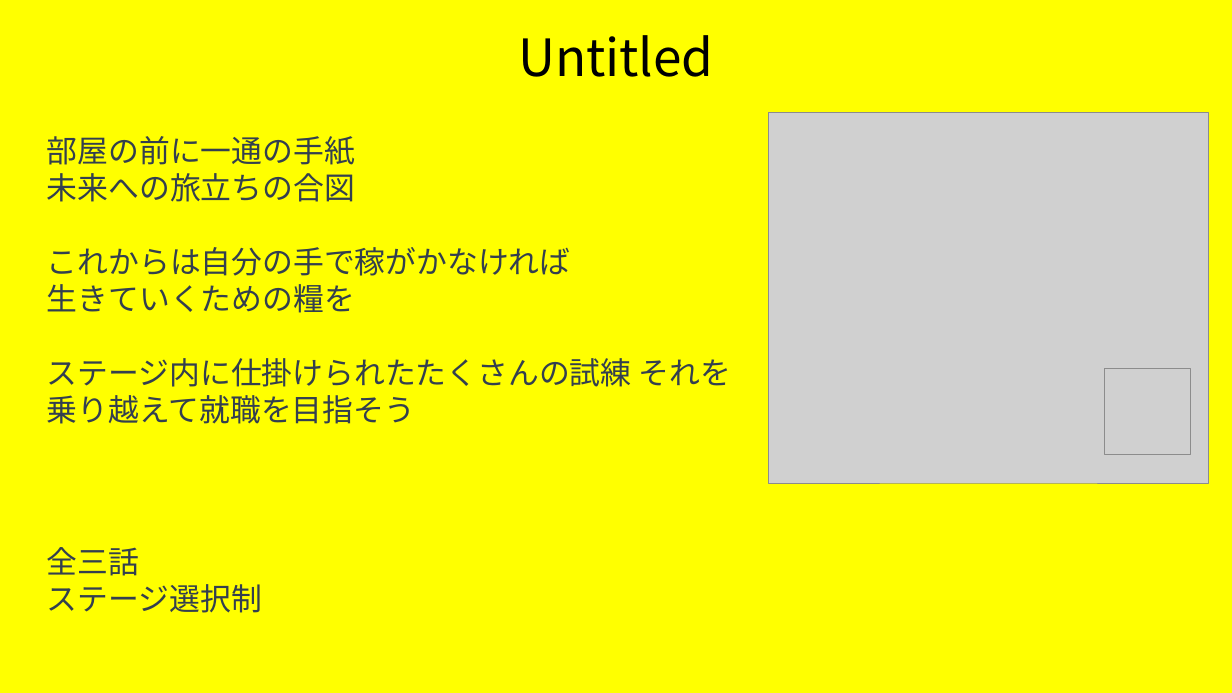
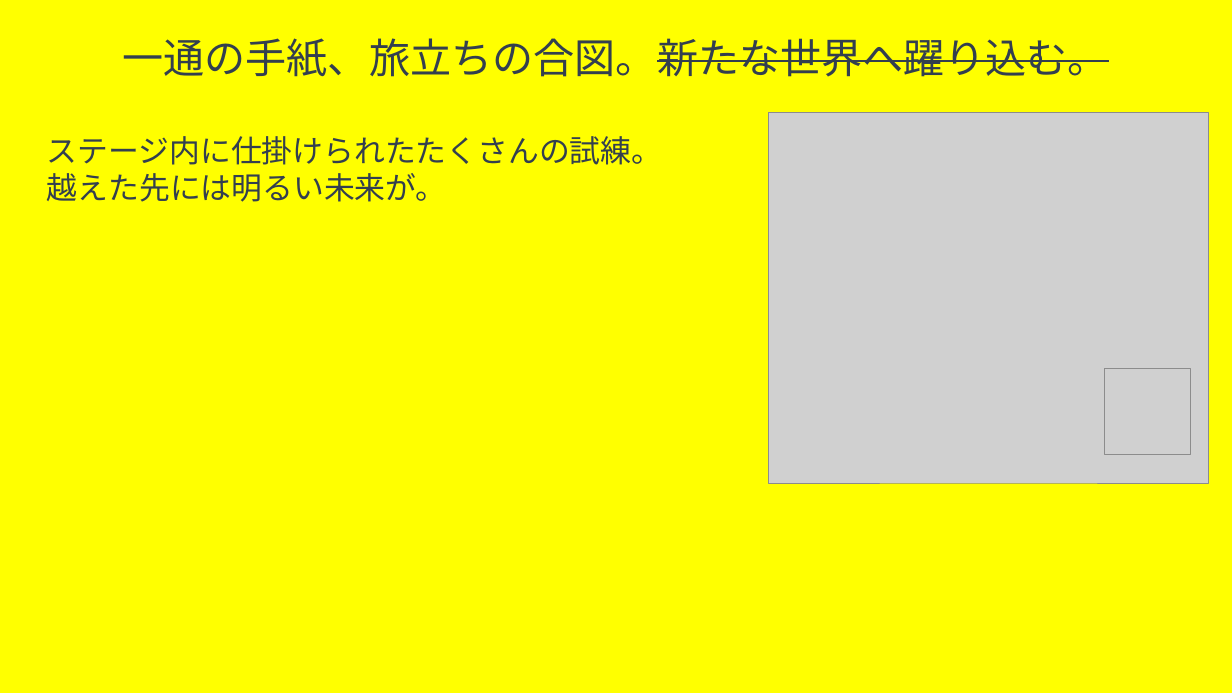
Before and after one commit to trr-n/taxmc-neo, a slide deck: slide 2 of kikaku/potato_kikakusho.pptx. Drawn at 1232x693 pixels with LibreOffice and Linux fonts; fonts in the diff are those of the drawing; grey boxes stand for pictures. Boxes give left, top, right and bottom in pixels: in the first picture for what was removed or moved away, otherwise in the second. Text is boxed around its words. In the diff, an @@ line names an element or a change of style, - is before the commit and + after.

```diff
--- a/kikaku/potato_kikakusho.pptx
+++ b/kikaku/potato_kikakusho.pptx
@@ text at <box>123,38,1109,77</box>: text changed; size 40 to 32 pt; text colour #000000 to #333F50 @@
-Untitled
+一通の手紙、旅立ちの合図。新たな世界へ躍り込む。
@@ text at <box>47,136,662,202</box>: text changed @@
-部屋の前に一通の手紙
-未来への旅立ちの合図
-これからは自分の手で稼がかなければ
-生きていくための糧を
-ステージ内に仕掛けられたたくさんの試練 それを乗り越えて就職を目指そう
+ステージ内に仕掛けられたたくさんの試練。
+越えた先には明るい未来が。
@@ text removed at <box>47,547,262,613</box> @@
-全三話
-ステージ選択制
```
Also in this commit, not shown: 3 other slides changed, 1 slide added, 23 other files.
